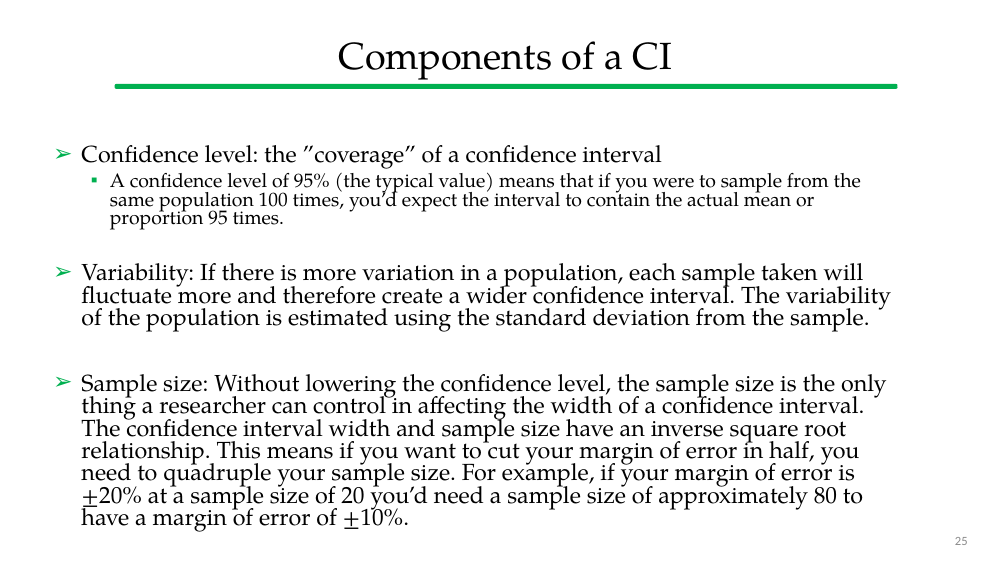
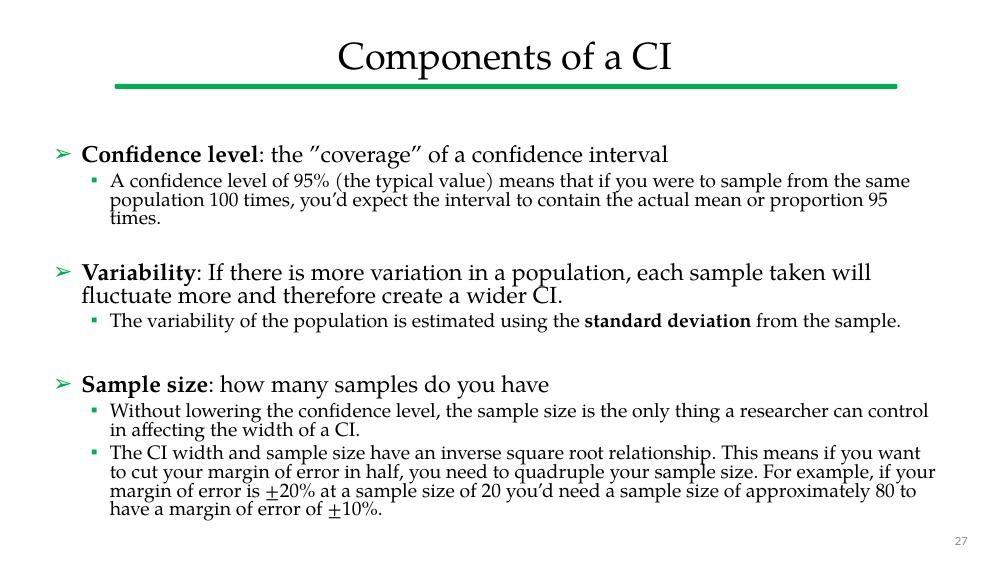
Before and after one commit to gcappon/bwthw, a slide deck: slide 27 of theory_11-usability_evaluation/theory_11-usability_evaluation.pptx (slide 25 before the commit). Drawn at 1008x567 pixels with LibreOffice and Linux fonts; fonts in the diff are those of the drawing. Boxes give left, top, right and bottom in pixels: in the first picture for what was removed or moved away, otherwise in the second. Text is boxed around its words. In the diff, an @@ line names an element or a change of style, - is before the commit and + after.

```diff
--- a/theory_11-usability_evaluation/theory_11-usability_evaluation.pptx
+++ b/theory_11-usability_evaluation/theory_11-usability_evaluation.pptx
@@ text at bbox=[81, 145, 669, 169]: bold on in "Confidence level:" @@
@@ text at bbox=[81, 263, 936, 521]: text changed; size 22.2 to 18.5 pt @@
-➢ Variability: If there is more variation in a population, each sample taken will fluctuate more and therefore create a wider confidence interval. The variability of the population is estimated using the standard deviation from the sample.
-➢ Sample size: Without lowering the confidence level, the sample size is the only thing a researcher can control in affecting the width of a confidence interval. The confidence interval width and sample size have an inverse square root relationship. This means if you want to cut your margin of error in half, you need to quadruple your sample size. For example, if your margin of error is ±20% at a sample size of 20 you’d need a sample size of approximately 80 to have a margin of error of ±10%.
+➢ Variability: If there is more variation in a population, each sample taken will fluctuate more and therefore create a wider CI.
+  ▪ The variability of the population is estimated using the standard deviation from the sample.
+➢ Sample size: how many samples do you have
+  ▪ Without lowering the confidence level, the sample size is the only thing a researcher can control in affecting the width of a CI.
+  ▪ The CI width and sample size have an inverse square root relationship. This means if you want to cut your margin of error in half, you need to quadruple your sample size. For example, if your margin of error is ±20% at a sample size of 20 you’d need a sample size of approximately 80 to have a margin of error of ±10%.
@@ page number at bbox=[955, 537, 968, 545]: text changed @@
-25
+27
```
Also in this commit, not shown: 21 other slides changed, 11 slides added, 4 slides removed, 1 other file.
